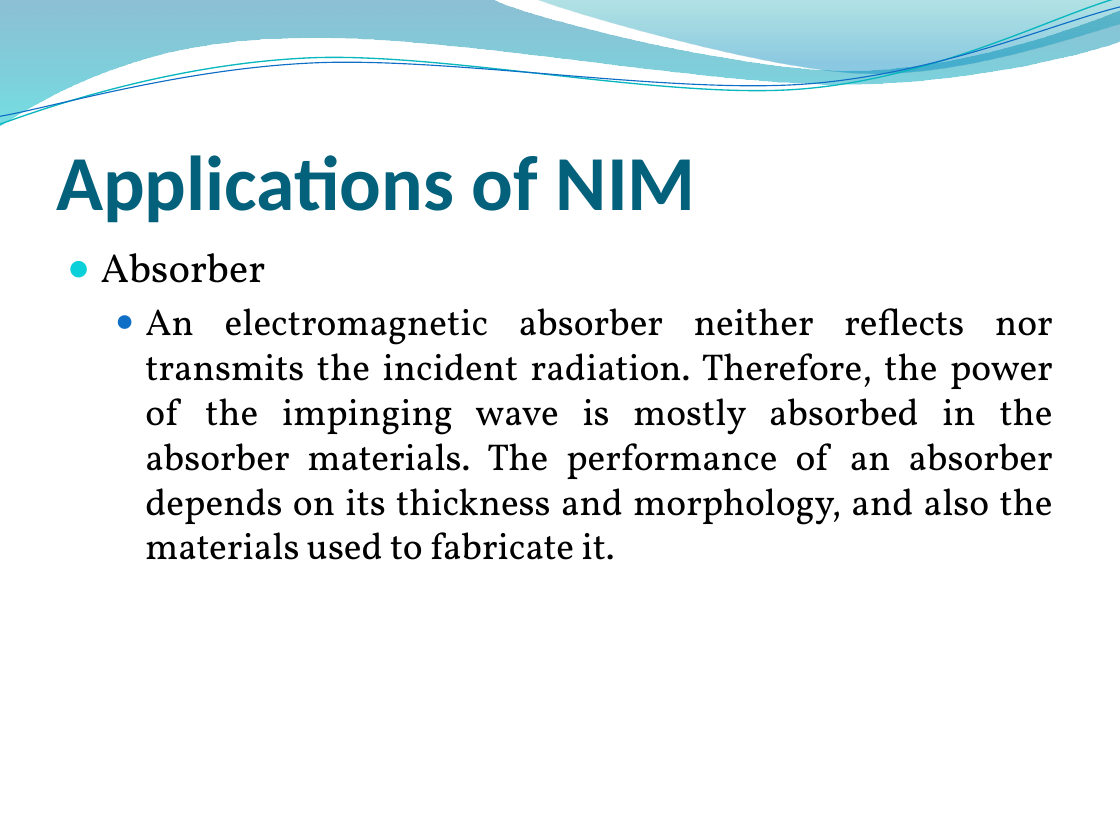
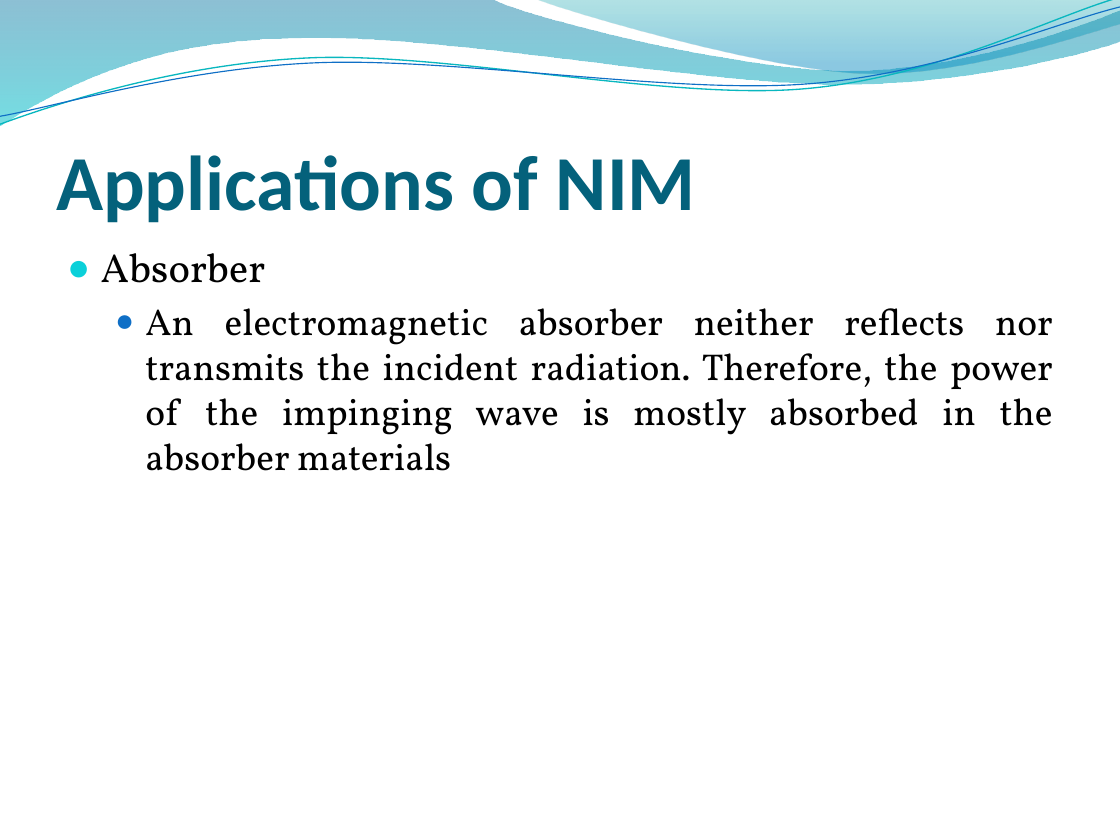
Before and after one commit to junaidnasir/gpu-em-nim, a slide deck: slide 18 of junaid_presentation_v1.pptx. Drawn at 1120x840 pixels with LibreOffice and Linux fonts; fonts in the diff are those of the drawing; background and template pictures are left out. Boxes give left, top, right and bottom in pixels: in the first picture for what was removed or moved away, otherwise in the second. Text is boxed around its words. In the diff, an @@ line names an element or a change of style, - is before the commit and + after.

```diff
--- a/junaid_presentation_v1.pptx
+++ b/junaid_presentation_v1.pptx
@@ text at (145, 308, 1053, 471): text changed @@
-  ● An electromagnetic absorber neither reflects nor transmits the incident radiation. Therefore, the power of the impinging wave is mostly absorbed in the absorber materials. The performance of an absorber depends on its thickness and morphology, and also the materials used to fabricate it.
+  ● An electromagnetic absorber neither reflects nor transmits the incident radiation. Therefore, the power of the impinging wave is mostly absorbed in the absorber materials
```
Also in this commit, not shown: 8 other slides changed.
